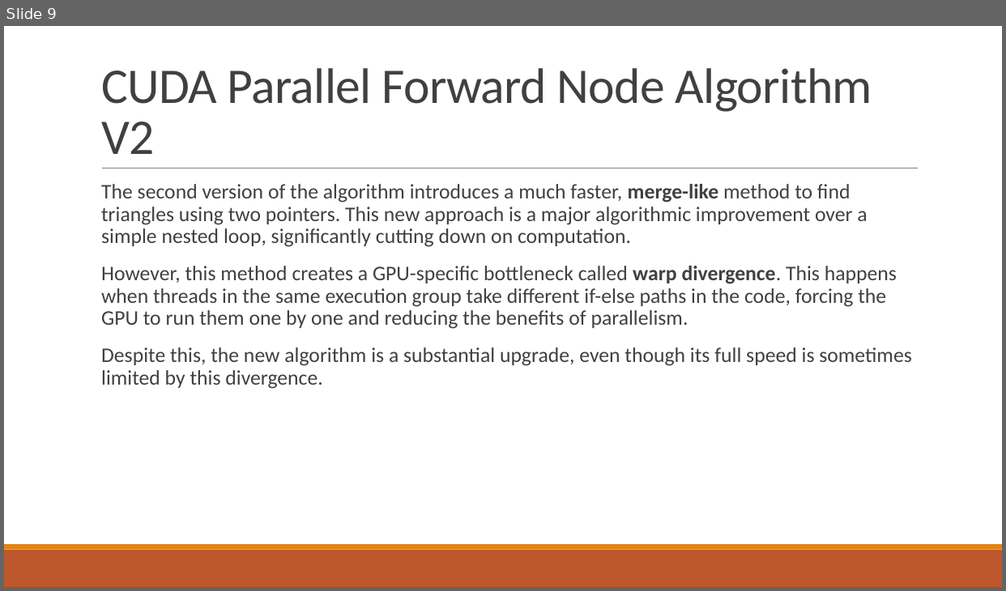
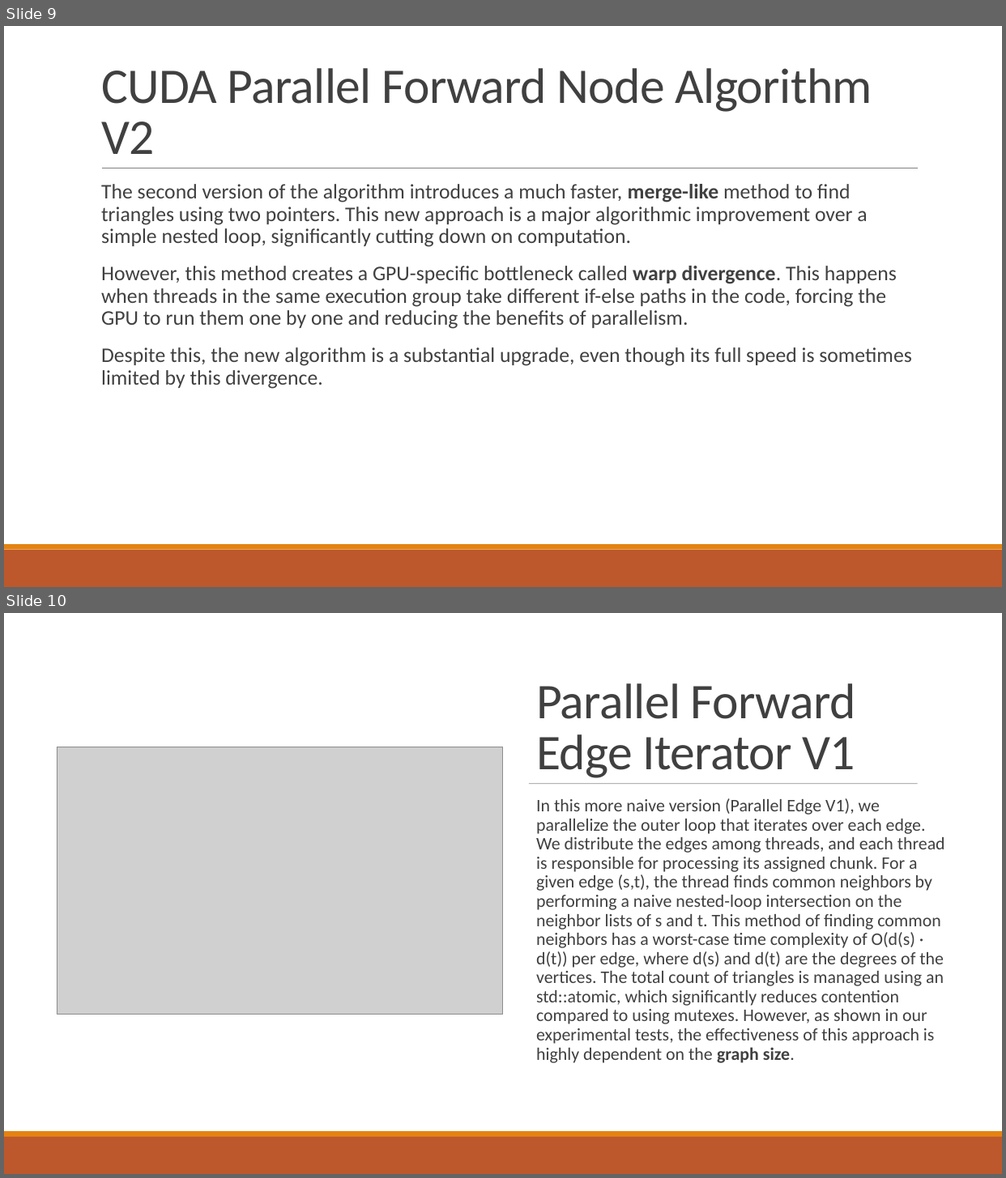
Before and after one commit to RiccardoRevalor/ParallelTriangleCounting, a slide deck: presentation.pptx. Shown one above the other, each under a label of ours: slide 9 before the commit, slides 9 and 10 after it. The pictures are 1006x591 and 1006x1178 pixels, drawn with LibreOffice and Linux fonts; fonts in the diff are those of the drawing; grey boxes stand for pictures. Boxes give left, top, right and bottom in pixels: in the first picture for what was removed or moved away, otherwise in the second. Text is boxed around its words. In the diff, an @@ line names an element or a change of style, - is before the commit and + after.

Commit message:
feat: slides parallel edge

```diff
--- a/presentation.pptx
+++ b/presentation.pptx
@@ slide 10 added at box(4, 613, 1002, 1174), background #FFFFFF @@
@@ rectangle added at box(4, 613, 1002, 1131), fill #FFFFFF @@
@@ title added at box(536, 683, 856, 778), 48 pt, text #404040 @@
+Parallel Forward Edge Iterator V1
@@ picture added at box(57, 747, 503, 1015) @@
@@ line added from (529, 784) to (918, 784), #808080 0.5 pt @@
@@ text added at box(536, 798, 945, 1063), 17 pt, text #404040 @@
+  In this more naive version (Parallel Edge V1), we parallelize the outer loop that iterates over each edge. We distribute the edges among threads, and each thread is responsible for processing its assigned chunk. For a given edge (s,t), the thread finds common neighbors by performing a naive nested-loop intersection on the neighbor lists of s and t. This method of finding common neighbors has a worst-case time complexity of O(d(s) · d(t)) per edge, where d(s) and d(t) are the degrees of the vertices. The total count of triangles is managed using an std::atomic, which significantly reduces contention compared to using mutexes. However, as shown in our experimental tests, the effectiveness of this approach is highly dependent on the graph size.
@@ rectangle added at box(4, 1131, 1002, 1137), fill #E48312 @@
@@ rectangle added at box(4, 1137, 1002, 1174), fill #BD582C @@
```
Also in this commit, not shown: 2 other slides added.
